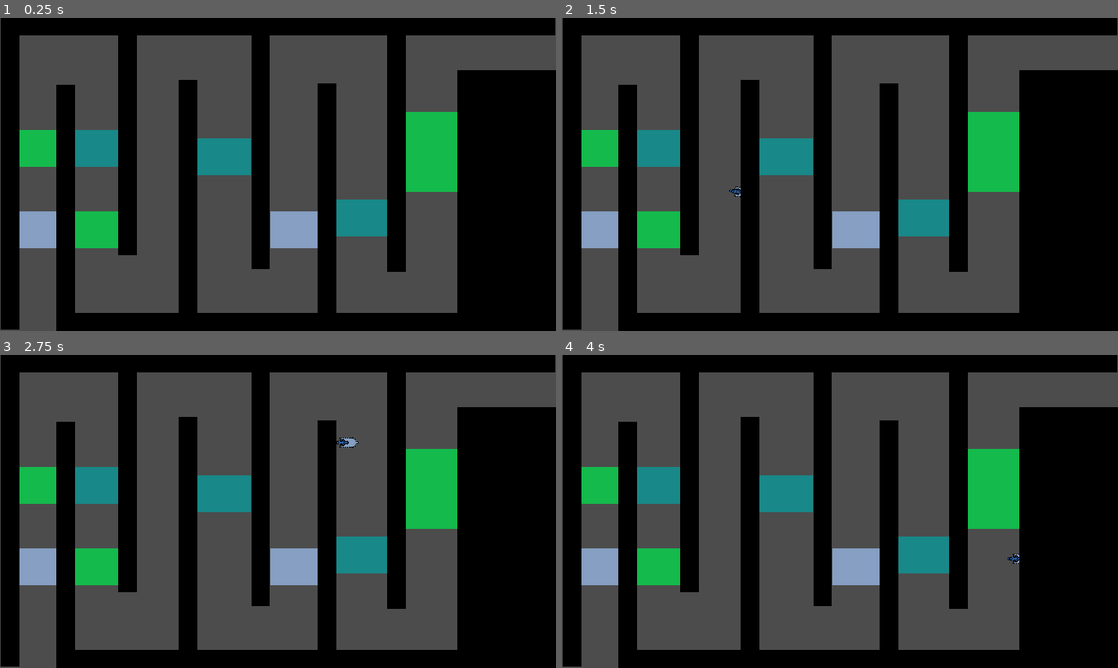
Above: before the commit, frames 1-4 (two rows, left to right).
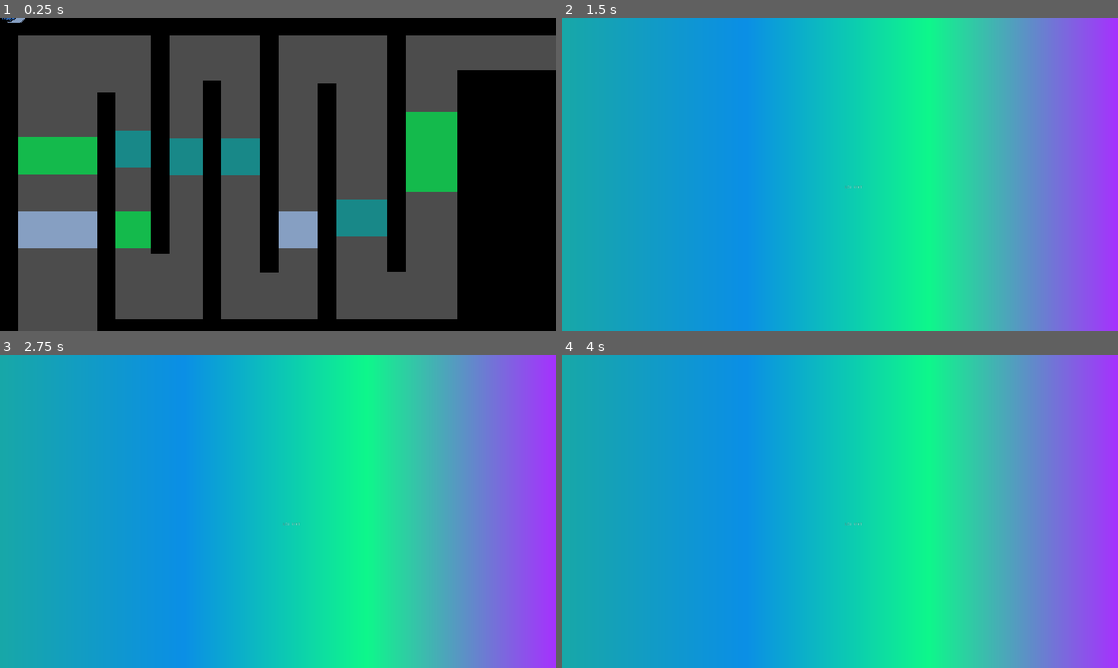
Above: after the commit, the same moments.

Repository: henryliuser/flipt
Game: Godot game, scene res://testlevel.tscn
The game is run twice, just before and just after one commit, with the same random seed, the same clock (stepped at 60 frames per second) and the same inputs. The project has no main scene, so this scene is started directly.
Inputs (mouse positions are in pixels of both pictures, inside the frame that each line leads up to):
- Up to frame 1 (0.25 s): no input
- Up to frame 2 (1.5 s): move the mouse to (962, 158) at 0.52 s; tap Enter at 1.25 s; move the mouse to (728, 190) at 1.27 s
- Up to frame 3 (2.75 s): tap Space at 2 s; move the mouse to (333, 442) at 2.02 s
- Up to frame 4 (4 s): tap Enter at 2.75 s; move the mouse to (812, 574) at 2.77 s; tap Space at 3.5 s; move the mouse to (1006, 558) at 3.52 s

The runs differ from the first frame. In frame 1, 21% of the frame differs, in the area x 0-100%, y 0-100%; in frame 2, 100%; in frame 3, 100%; in frame 4, 100%.

Commit message:
added patrolling blocks and fixed player collision interacciones

Diff:
--- /dev/null
+++ b/GameOver.tscn
@@ -0,0 +1,27 @@
+[gd_scene load_steps=3 format=2]
+
+[sub_resource type="Gradient" id=1]
+offsets = PoolRealArray( 0, 0.33, 0.66, 1 )
+colors = PoolColorArray( 0.0980392, 0.662745, 0.662745, 1, 0.0470588, 0.564706, 0.905882, 1, 0.0588235, 0.976471, 0.54902, 1, 0.654902, 0.196078, 1, 1 )
+
+[sub_resource type="GradientTexture" id=2]
+gradient = SubResource( 1 )
+width = 1920
+
+[node name="Control" type="Control"]
+anchor_right = 1.0
+anchor_bottom = 1.0
+
+[node name="TextureRect" type="TextureRect" parent="."]
+margin_right = 1920.0
+margin_bottom = 1080.0
+texture = SubResource( 2 )
+expand = true
+
+[node name="Label" type="Label" parent="."]
+margin_left = 976.589
+margin_top = 577.815
+margin_right = 1035.59
+margin_bottom = 611.815
+text = "LOL REKT
+"
--- a/Global.gd
+++ b/Global.gd
@@ -1,5 +1,5 @@
 extends Control
-
+var test = 0
 static func lerp_angle(from, to, weight):
     return from + short_angle_dist(from, to) * weight
 
--- a/Player.gd
+++ b/Player.gd
@@ -1,12 +1,47 @@
 extends KinematicBody2D
+var delay = 70
+var frameCounter = 0
+var colorArr = ["blu","aquamarine","leafcutter"]
+var colorIdx = 0
+onready var anim = $AnimatedSprite
+
+var hit = 0
+var hp = 3
 
 func _ready():
-	Input.set_mouse_mode(Input.MOUSE_MODE_HIDDEN)
+#	Input.set_mouse_mode(Input.MOUSE_MODE_HIDDEN)
+	Input.warp_mouse_position(position)
+
+func _process(delta):
+	frameCounter += 1
+	if frameCounter >= delay:
+		frameCounter = 0
+		updateColor()
 
 func _physics_process(delta):
 	position = get_viewport().get_mouse_position()
 	var lastMouseSpeed = Input.get_last_mouse_speed()
 	var direction = atan2(lastMouseSpeed.y, lastMouseSpeed.x)
 	var deg = direction*180/PI+135
-	rotation = Global.lerp_angle(rotation,direction+3*PI/4,0.4)
+	rotation = Global.lerp_angle(rotation,direction+3*PI/4,0.3)
+
 	move_and_slide(Vector2())
+
+func getColor():
+	return colorArr[colorIdx]
+
+func updateColor():
+	colorIdx += 1
+	if colorIdx >= 3:
+		colorIdx = 0
+	anim.play(colorArr[colorIdx])
+
+func checkHit(col):
+	if col != getColor():
+		getHit()
+
+func getHit():
+	print("Hit")
+	hit += 1
+	if hit >= hp:
+		get_tree().change_scene("GameOver.tscn")
--- a/Player.tscn
+++ b/Player.tscn
@@ -1,25 +1,25 @@
 [gd_scene load_steps=6 format=2]
 
 [ext_resource path="res://Player.gd" type="Script" id=1]
-[ext_resource path="res://curser_2.png" type="Texture" id=2]
-[ext_resource path="res://curser_1.png" type="Texture" id=3]
-[ext_resource path="res://curser_0.png" type="Texture" id=4]
+[ext_resource path="res://curser_1.png" type="Texture" id=2]
+[ext_resource path="res://curser_0.png" type="Texture" id=3]
+[ext_resource path="res://curser_2.png" type="Texture" id=4]
 
 [sub_resource type="SpriteFrames" id=1]
 animations = [ {
 "frames": [ ExtResource( 2 ) ],
 "loop": true,
-"name": "leafcutter",
+"name": "aquamarine",
 "speed": 5.0
 }, {
 "frames": [ ExtResource( 3 ) ],
 "loop": true,
-"name": "aquamarine",
+"name": "blu",
 "speed": 5.0
 }, {
 "frames": [ ExtResource( 4 ) ],
 "loop": true,
-"name": "blu",
+"name": "leafcutter",
 "speed": 5.0
 } ]
 
--- a/square.gd
+++ b/square.gd
@@ -1,5 +1,38 @@
 extends Sprite
 export var color = "blu"
+export var xVel = 0
+export var yVel = 0
+export var patrolling = false
+export var yPatrol = [0,1080]
+export var xPatrol = [0,1920]
+var body = null
+
+
+func _process(delta):
+	if color == "black":
+		body = null
+	if body != null:
+		body.checkHit(color)
+	position.x += xVel * delta
+	position.y += yVel * delta
+	if patrolling:
+		patrol()
 
 func _on_Area2D_body_entered(body):
-	pass # Replace with function body.
+	self.body = body
+	if body.getColor() == color:
+		pass
+	else:
+		body.getHit()
+		Global.test+=1
+
+		print("siguhsasod" + str(Global.test) + " " + str(self.name))
+
+func patrol():
+	if position.x > xPatrol[1] or position.x < xPatrol[0]:
+		xVel *= -1
+	if position.y > yPatrol[1] or position.y < yPatrol[0]:
+		yVel *= -1
+
+func _on_Area2D_body_exited(body):
+	body = null
--- a/squareAqua.tscn
+++ b/squareAqua.tscn
@@ -9,7 +9,7 @@
 [node name="squareAqua" type="Sprite"]
 texture = ExtResource( 1 )
 script = ExtResource( 2 )
-color = "aqua"
+color = "aquamarine"
 
 [node name="Area2D" type="Area2D" parent="."]
 
--- a/squareBlu.tscn
+++ b/squareBlu.tscn
@@ -15,3 +15,4 @@
 [node name="CollisionShape2D" type="CollisionShape2D" parent="Area2D"]
 shape = SubResource( 1 )
 [connection signal="body_entered" from="Area2D" to="." method="_on_Area2D_body_entered"]
+[connection signal="body_exited" from="Area2D" to="." method="_on_Area2D_body_exited"]
--- a/squareLeaf.tscn
+++ b/squareLeaf.tscn
@@ -9,7 +9,7 @@
 [node name="squareLeaf" type="Sprite"]
 texture = ExtResource( 1 )
 script = ExtResource( 2 )
-color = "leaf"
+color = "leafcutter"
 
 [node name="Area2D" type="Area2D" parent="."]
 
--- a/testlevel.tscn
+++ b/testlevel.tscn
@@ -3,94 +3,99 @@
 [ext_resource path="res://squareAqua.tscn" type="PackedScene" id=1]
 [ext_resource path="res://squareLeaf.tscn" type="PackedScene" id=2]
 [ext_resource path="res://squareBlu.tscn" type="PackedScene" id=3]
-[ext_resource path="res://Player.tscn" type="PackedScene" id=4]
-[ext_resource path="res://squareBlack.tscn" type="PackedScene" id=5]
+[ext_resource path="res://squareBlack.tscn" type="PackedScene" id=4]
+[ext_resource path="res://Player.tscn" type="PackedScene" id=5]
 
 [node name="Node2D" type="Node2D"]
 
-[node name="squareAqua4" parent="." instance=ExtResource( 1 )]
+[node name="other" type="Node2D" parent="."]
+
+[node name="squareAqua4" parent="other" instance=ExtResource( 1 )]
 position = Vector2( 1230, 690 )
 scale = Vector2( 4, 2 )
 
-[node name="squareAqua2" parent="." instance=ExtResource( 1 )]
-position = Vector2( 340, 450 )
+[node name="squareAqua2" parent="other" instance=ExtResource( 1 )]
+position = Vector2( 455.261, 452.148 )
+scale = Vector2( 2.21797, 2 )
+
+[node name="squareAqua3" parent="other" instance=ExtResource( 1 )]
+position = Vector2( 745.185, 478 )
+scale = Vector2( 5.12415, 2 )
+
+[node name="squareLeaf2" parent="other" instance=ExtResource( 2 )]
+position = Vector2( 452.26, 730 )
 scale = Vector2( 3, 2 )
 
-[node name="squareAqua3" parent="." instance=ExtResource( 1 )]
-position = Vector2( 770, 478 )
-scale = Vector2( 3, 2 )
+[node name="squareBlu" parent="other" instance=ExtResource( 3 )]
+position = Vector2( 190.845, 730 )
+scale = Vector2( 4.90139, 2 )
 
-[node name="squareLeaf2" parent="." instance=ExtResource( 2 )]
-position = Vector2( 350, 730 )
-scale = Vector2( 3, 2 )
-
-[node name="squareBlu" parent="." instance=ExtResource( 3 )]
-position = Vector2( 130, 730 )
-scale = Vector2( 3, 2 )
-
-[node name="squareBlu2" parent="." instance=ExtResource( 3 )]
+[node name="squareBlu2" parent="other" instance=ExtResource( 3 )]
 position = Vector2( 1030, 730 )
 scale = Vector2( 3, 2 )
 
-[node name="squareLeaf" parent="." instance=ExtResource( 2 )]
-position = Vector2( 135.241, 450 )
-scale = Vector2( 3, 2 )
+[node name="squareLeaf" parent="other" instance=ExtResource( 2 )]
+position = Vector2( 189.429, 450.148 )
+scale = Vector2( 4.73343, 2 )
+yVel = 100
+patrolling = true
+yPatrol = [ 250, 600 ]
 
-[node name="squareLeaf3" parent="." instance=ExtResource( 2 )]
+[node name="squareLeaf3" parent="other" instance=ExtResource( 2 )]
 position = Vector2( 1495, 462 )
 scale = Vector2( 3.59375, 4.3125 )
 
-[node name="Player" parent="." instance=ExtResource( 4 )]
-position = Vector2( 164.134, 1071.19 )
+[node name="walls" type="Node2D" parent="."]
 
-[node name="Node2D" type="Node2D" parent="."]
-
-[node name="squareBlack2" parent="." instance=ExtResource( 5 )]
-position = Vector2( 34.1007, 404 )
+[node name="squareBlack2" parent="walls" instance=ExtResource( 4 )]
+position = Vector2( 31.5253, 414.253 )
 scale = Vector2( 1, 20.9592 )
 
-[node name="squareBlack7" parent="." instance=ExtResource( 5 )]
+[node name="squareBlack7" parent="walls" instance=ExtResource( 4 )]
 position = Vector2( 1890, 620 )
 scale = Vector2( 1, 13.6046 )
 
-[node name="squareBlack12" parent="." instance=ExtResource( 5 )]
+[node name="squareBlack12" parent="walls" instance=ExtResource( 4 )]
 position = Vector2( 1620, 650 )
 scale = Vector2( 1, 13.6046 )
 
-[node name="squareBlack13" parent="." instance=ExtResource( 5 )]
+[node name="squareBlack13" parent="walls" instance=ExtResource( 4 )]
 position = Vector2( 1778, 630 )
 scale = Vector2( 6.1875, 14.0625 )
 
-[node name="squareBlack10" parent="." instance=ExtResource( 5 )]
+[node name="squareBlack10" parent="walls" instance=ExtResource( 4 )]
 position = Vector2( 1130, 660 )
 scale = Vector2( 1, 13.6046 )
 
-[node name="squareBlack11" parent="." instance=ExtResource( 5 )]
+[node name="squareBlack11" parent="walls" instance=ExtResource( 4 )]
 position = Vector2( 1370, 440 )
 scale = Vector2( 1, 13.6046 )
 
-[node name="squareBlack9" parent="." instance=ExtResource( 5 )]
-position = Vector2( 900, 430 )
+[node name="squareBlack9" parent="walls" instance=ExtResource( 4 )]
+position = Vector2( 930.21, 442.947 )
 scale = Vector2( 1, 13.6046 )
 
-[node name="squareBlack8" parent="." instance=ExtResource( 5 )]
-position = Vector2( 650, 650 )
+[node name="squareBlack8" parent="walls" instance=ExtResource( 4 )]
+position = Vector2( 731.999, 652.158 )
 scale = Vector2( 1, 13.6046 )
 
-[node name="squareBlack3" parent="." instance=ExtResource( 5 )]
-position = Vector2( 962.756, 28.2578 )
+[node name="squareBlack3" parent="walls" instance=ExtResource( 4 )]
+position = Vector2( 995.21, 28.2579 )
 rotation = 1.5708
-scale = Vector2( 1, 29.8679 )
+scale = Vector2( 1, 30.8821 )
 
-[node name="squareBlack5" parent="." instance=ExtResource( 5 )]
-position = Vector2( 226.482, 647.39 )
+[node name="squareBlack5" parent="walls" instance=ExtResource( 4 )]
+position = Vector2( 366.879, 673.332 )
 scale = Vector2( 1, 13.0434 )
 
-[node name="squareBlack6" parent="." instance=ExtResource( 5 )]
-position = Vector2( 440, 430 )
+[node name="squareBlack6" parent="walls" instance=ExtResource( 4 )]
+position = Vector2( 553.003, 423.555 )
 scale = Vector2( 1, 12.1623 )
 
-[node name="squareBlack4" parent="." instance=ExtResource( 5 )]
-position = Vector2( 1150.79, 1050 )
+[node name="squareBlack4" parent="walls" instance=ExtResource( 4 )]
+position = Vector2( 1306.4, 1072.18 )
 rotation = 1.5708
 scale = Vector2( 1, 29.8903 )
+
+[node name="Player" parent="." instance=ExtResource( 5 )]
+position = Vector2( 165.103, 930.894 )
